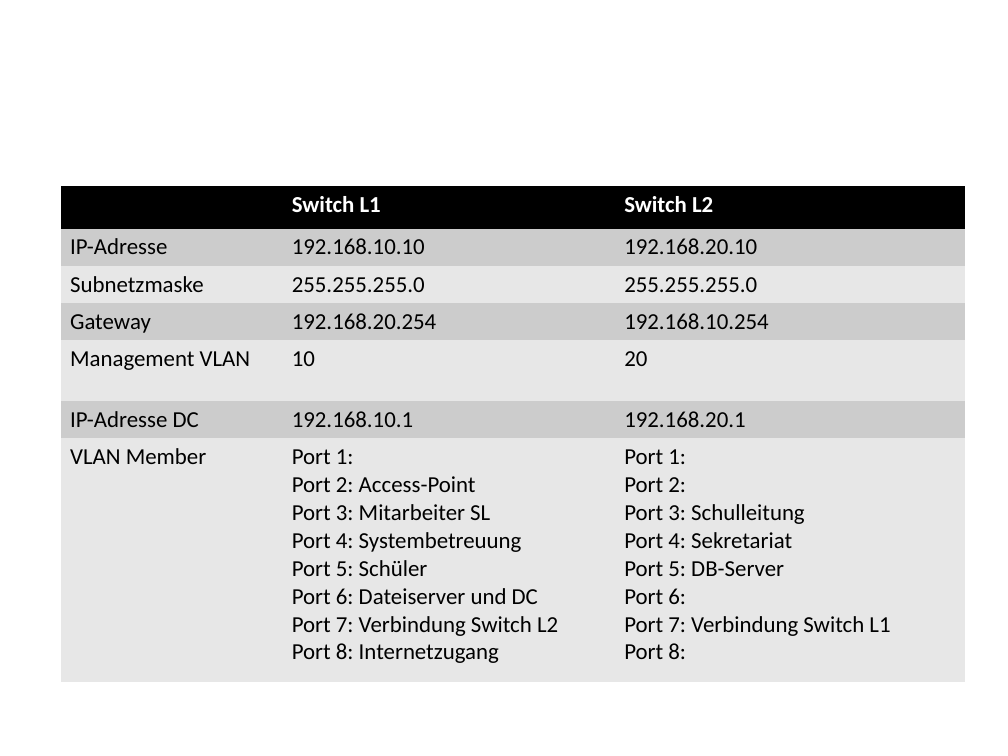
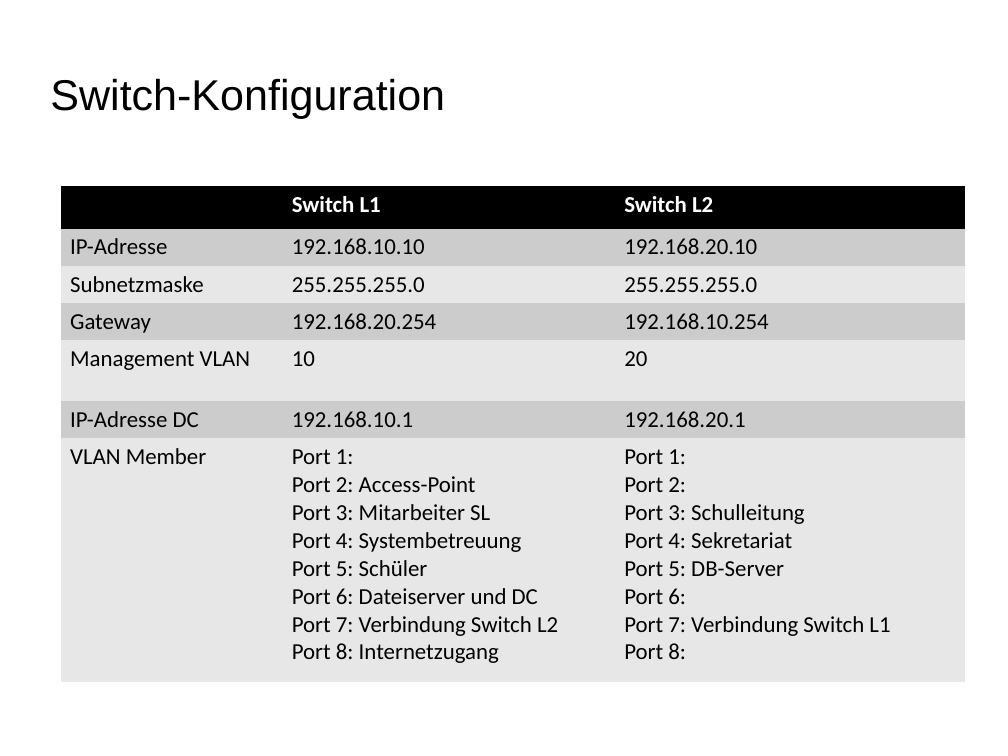
Before and after one commit to Projekt-IFA11D/components, a slide deck: slide 9 of organisation/presentation/finale_praesentation.odp. Drawn at 1008x756 pixels with LibreOffice and Linux fonts; fonts in the diff are those of the drawing; background and template pictures are left out. Boxes give left, top, right and bottom in pixels: in the first picture for what was removed or moved away, otherwise in the second. Text is boxed around its words. In the diff, an @@ line names an element or a change of style, - is before the commit and + after.

```diff
--- a/organisation/presentation/finale_praesentation.odp
+++ b/organisation/presentation/finale_praesentation.odp
@@ title added at [50, 78, 445, 119], 33.9 pt, text #000000 @@
+Switch-Konfiguration
```
Also in this commit, not shown: 5 other slides changed, 3 slides added, 1 slide removed.
